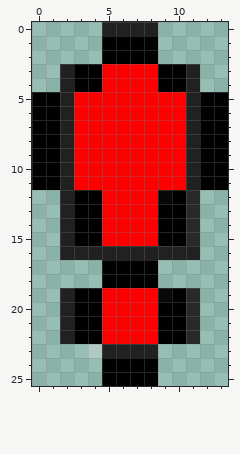
A pixel-art sprite gets an edit: Assistant/assistants/redPoint.png. That is the earlier state.
The file is 14x26 pixels. Colours within 5 levels of each other are drawn and written as one.
The result:
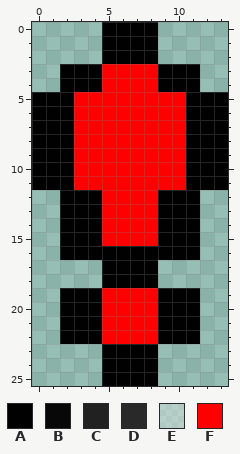
Palette (. is transparent): A #010101  B #080808  C #212121  D #292929  E #ebebeb66  F #ff0000
Diff:
Changed rows in their new state; - is an unchanged pixel.
first column x 2:
 0 ---AAAA---
 3 A--------A
 4 A--------A
 5 A--------A
 6 A--------A
 7 A--------A
 8 A--------A
 9 A--------A
10 A--------A
11 A--------A
12 A------A-A
13 A--------A
14 A--------A
15 A--------A
16 AAAAAAAAAA
19 A------A-A
20 A--------A
21 A--------A
22 A--------A
23 --.AAAA---
